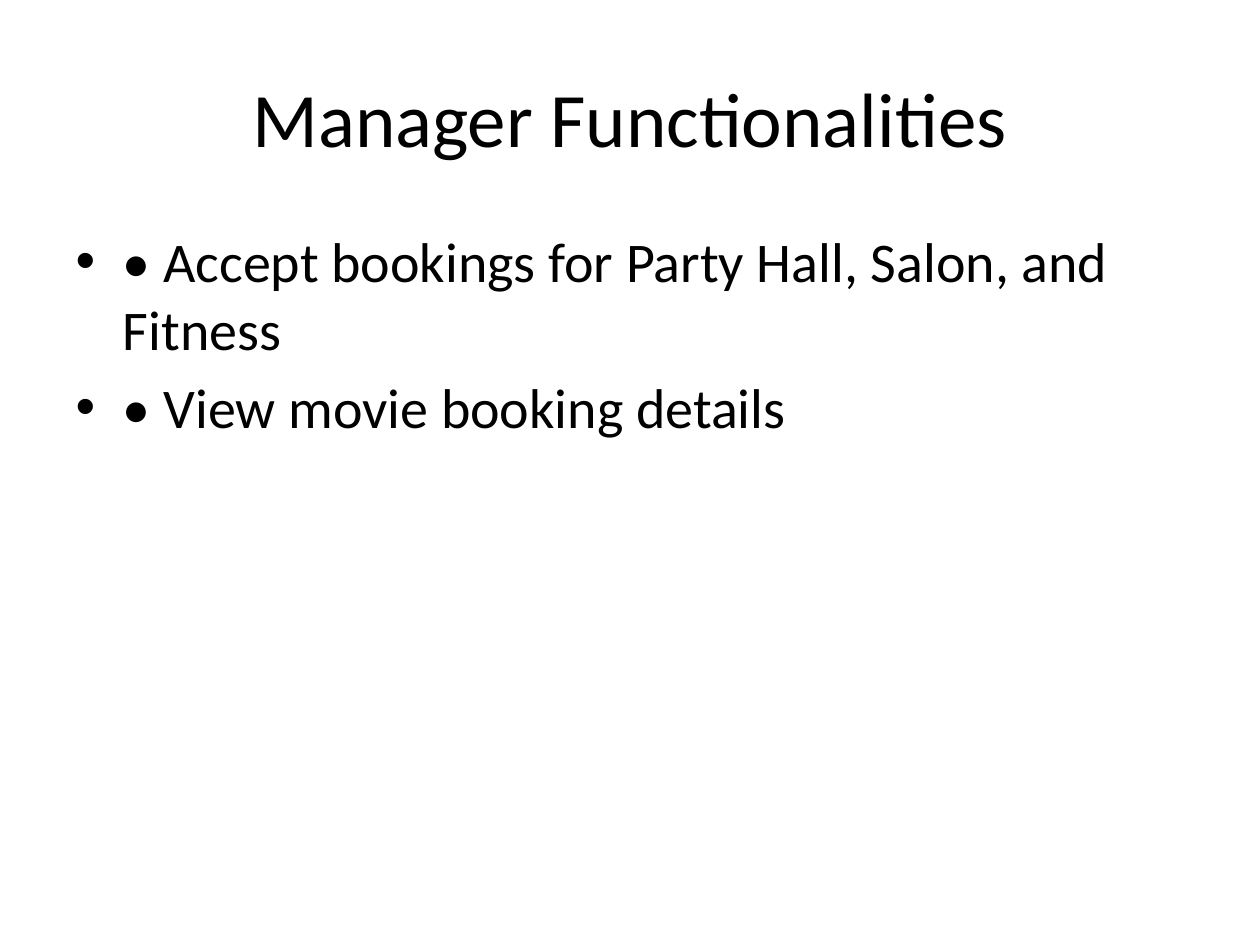
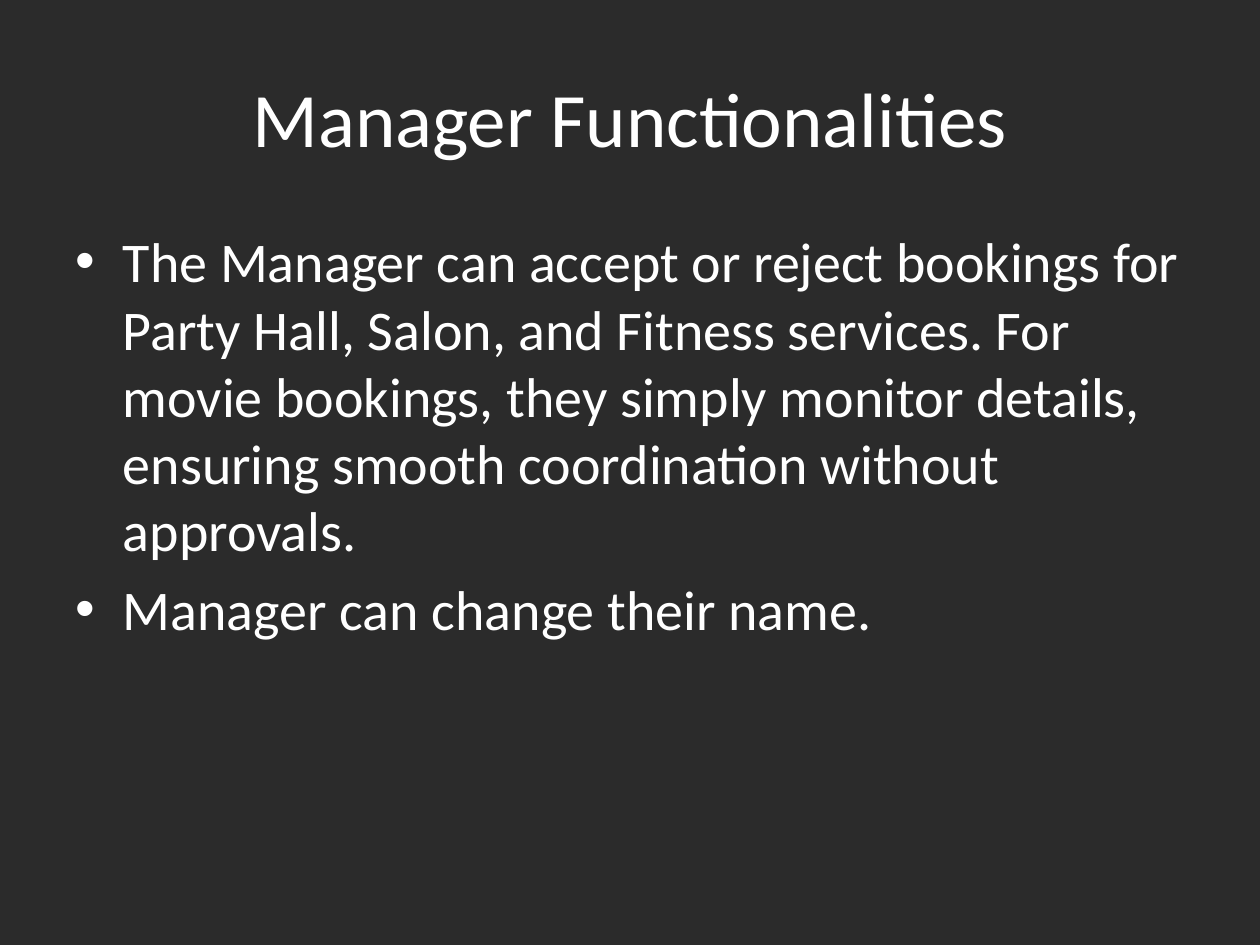
Before and after one commit to Debadrita-rgb/Cruise-Management, a slide deck: slide 25 of presentation/Aurelia_Cruise_Project_Presentation.pptx (slide 8 before the commit). Drawn at 1260x945 pixels with LibreOffice and Linux fonts; fonts in the diff are those of the drawing; background and template pictures are left out; a plain dark background stands for a picture behind light text. Boxes give left, top, right and bottom in pixels: in the first picture for what was removed or moved away, otherwise in the second. Text is boxed around its words. In the diff, an @@ line names an element or a change of style, - is before the commit and + after.

```diff
--- a/presentation/Aurelia_Cruise_Project_Presentation.pptx
+++ b/presentation/Aurelia_Cruise_Project_Presentation.pptx
@@ background #FFFFFF to picture (left out) @@
@@ title "Manager Functionalities" at (252, 93, 1006, 161): text colour #000000 to #FFFFFF @@
@@ text at (123, 243, 1178, 640): text changed; text colour #000000 to #FFFFFF @@
-• • Accept bookings for Party Hall, Salon, and Fitness
-• • View movie booking details
+• The Manager can accept or reject bookings for Party Hall, Salon, and Fitness services. For movie bookings, they simply monitor details, ensuring smooth coordination without approvals.
+• Manager can change their name.
```
Also in this commit, not shown: 23 other slides changed, 11 slides added, 1 slide removed, 30 other files.
